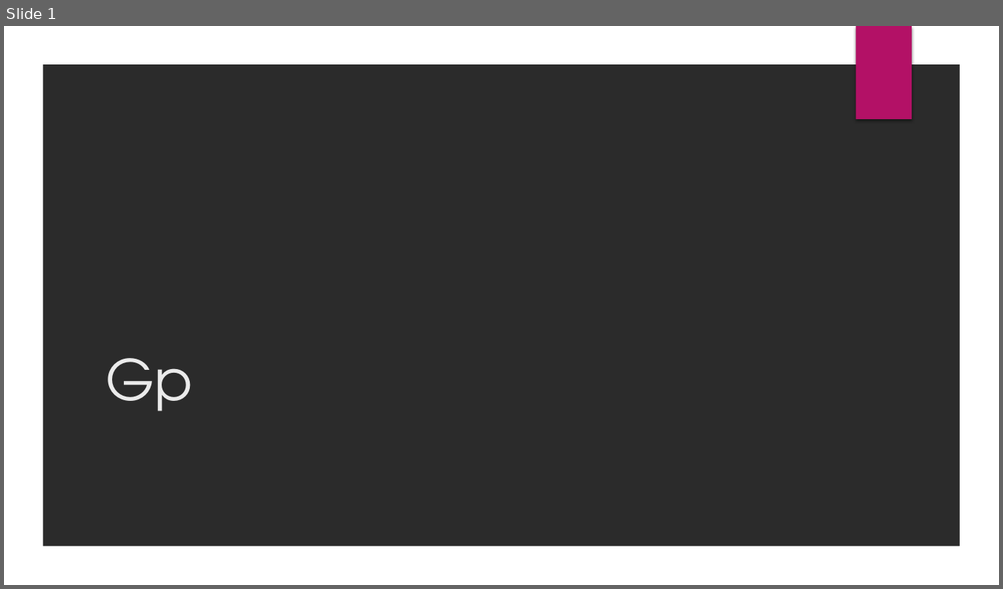
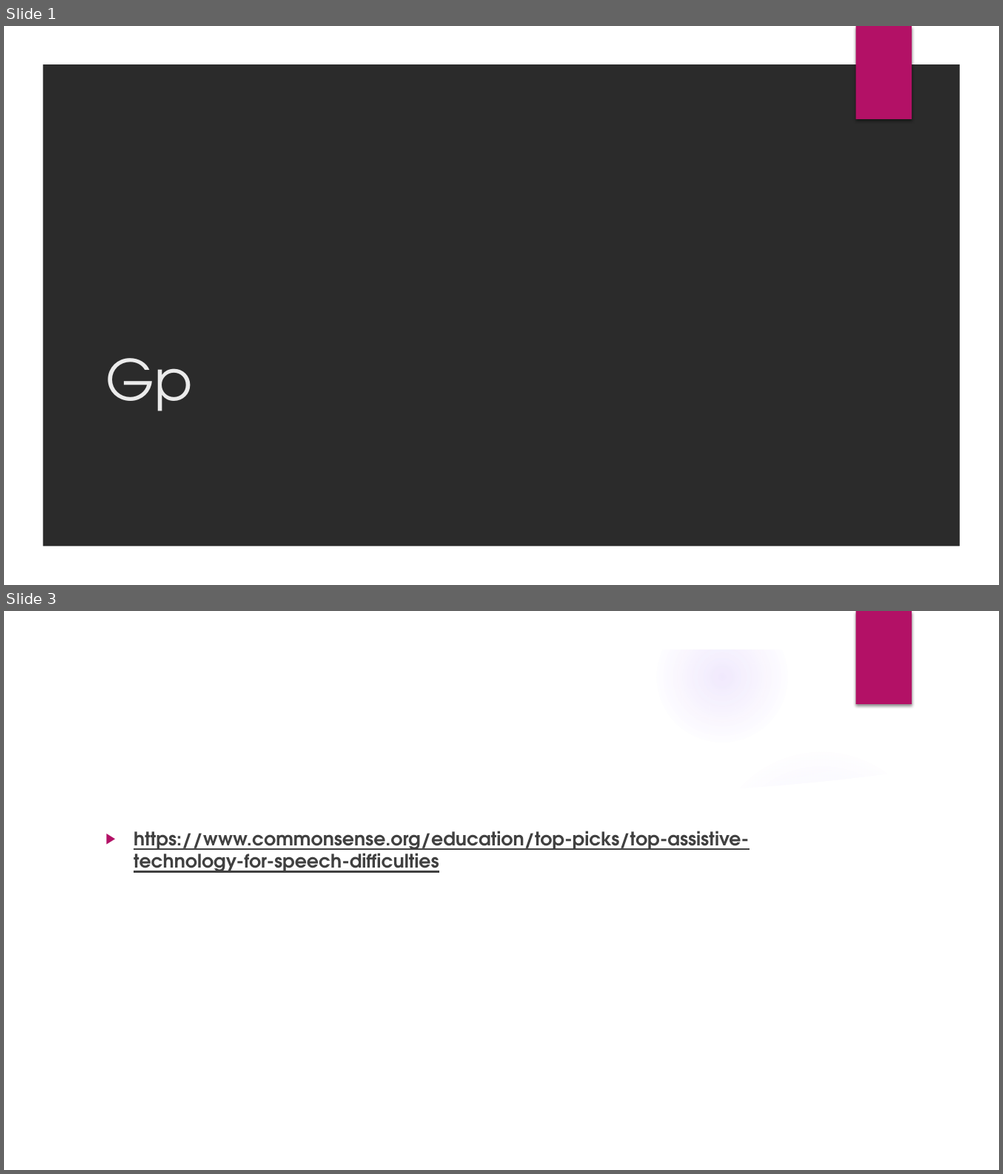
Before and after one commit to Mariumashraf/GP, a slide deck: Gp.pptx. Shown one above the other, each under a label of ours: slide 1 before the commit, slides 1 and 3 after it; the slides between them are not shown. The pictures are 1003x589 and 1003x1174 pixels, drawn with LibreOffice and Linux fonts; fonts in the diff are those of the drawing; background and template pictures are left out; a plain dark background stands for a picture behind light text. Boxes give left, top, right and bottom in pixels: in the first picture for what was removed or moved away, otherwise in the second. Text is boxed around its words. In the diff, an @@ line names an element or a change of style, - is before the commit and + after.

```diff
--- a/Gp.pptx
+++ b/Gp.pptx
@@ slide 3 added at [4,611,999,1170], background picture (left out); not listed: 2 template elements that a slide beside it also shows @@
@@ group added at [4,612,967,1170]: 5 ellipses, 2 freeform shapes @@
@@ text added at [134,831,748,873], 18 pt, text #404040, bold, underline @@
+▶ https://www.commonsense.org/education/top-picks/top-assistive-technology-for-speech-difficulties
```
Also in this commit, not shown: 1 other slide added, 19 other files.
